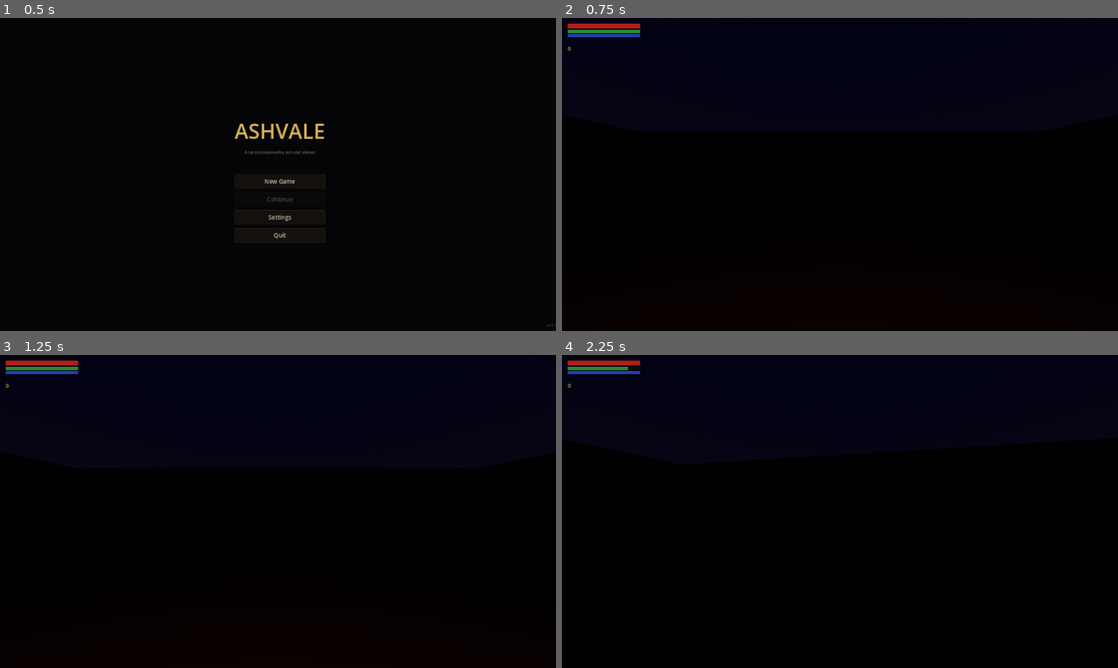
Above: before the commit, frames 1-4 (two rows, left to right).
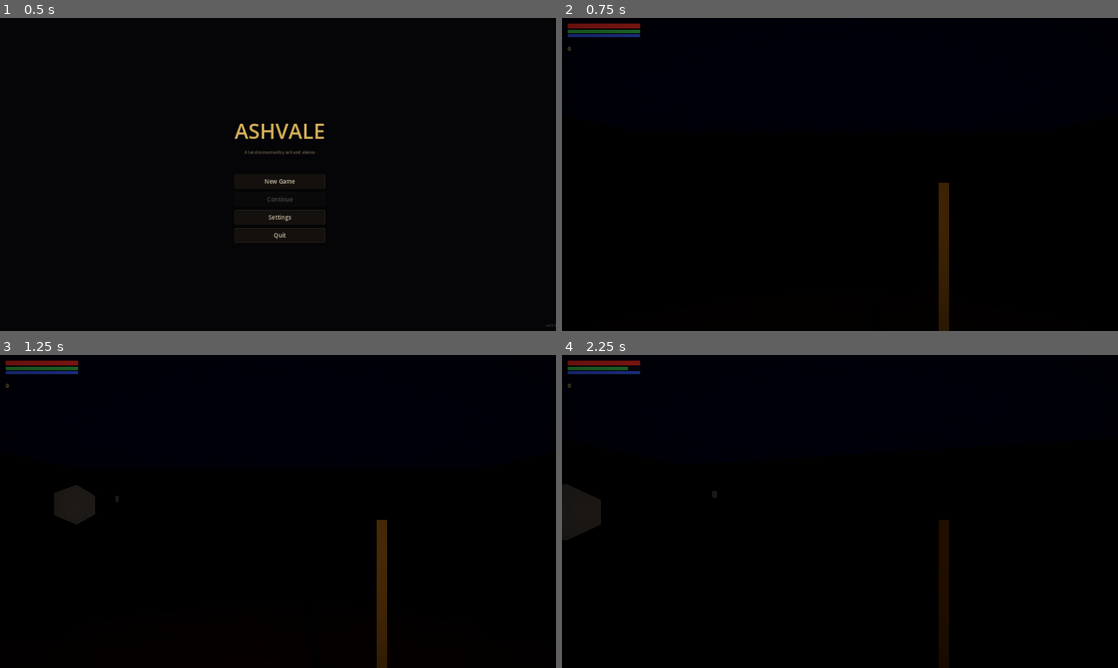
Above: after the commit, the same moments.

Repository: 6nmsb4mvzs-ui/pg
Game: Godot game, scene res://scenes/main_menu.tscn
Two runs of this game, one before a commit and one after it. Both use one fixed random seed, a clock stepped at 60 frames per second and the inputs below.
Inputs (mouse positions are in pixels of both pictures, inside the frame that each line leads up to):
- Up to frame 1 (0.5 s): no input
- Up to frame 2 (0.75 s): click "New Game" at 0.5 s
- Up to frame 3 (1.25 s): no input
- Up to frame 4 (2.25 s): tap Enter at 1.25 s; move the mouse to (867, 511) at 1.27 s; hold W (move_forward) from 1.28 s (still down); click (867, 511) at 1.35 s; move the mouse to (812, 511) at 2.02 s; tap H (call_horse) at 2.1 s; click (812, 511) at 2.17 s

Frame 1 is identical in both runs. In frame 2, 1.4% of the frame differs, in the area x 1-70%, y 1-100%; in frame 3, 2.1%; in frame 4, 2.1%.

Commit message:
visual overhaul: bloom, volumetric fog, particles, weapon, vignette
Environment: glow/bloom, SSAO, volumetric fog, stronger bonfire light.
Bonfire: fire + ember + smoke CPUParticles3D, flickering light.
Atmosphere: floating ash particles across the arena.
Player: sword mesh (blade/guard/grip) on weapon pivot.
Enemy: glowing red emission eyes, body emission.
HUD: screen-edge vignette shader for cinematic framing.

Co-Authored-By: Claude Opus 4.6 <noreply@anthropic.com>
Claude-Session: https://claude.ai/code/session_01Y6zHvGu44enc8CHZvieszk

Diff:
--- a/game/scenes/world/test_arena.tscn
+++ b/game/scenes/world/test_arena.tscn
@@ -19,12 +19,25 @@
 background_mode = 2
 sky = SubResource("sky")
 ambient_light_source = 2
-ambient_light_color = Color(0.08, 0.08, 0.12, 1)
-ambient_light_energy = 0.3
+ambient_light_color = Color(0.06, 0.06, 0.1, 1)
+ambient_light_energy = 0.25
 tonemap_mode = 2
+tonemap_white = 6.0
+ssao_enabled = true
+ssao_radius = 1.5
+ssao_intensity = 2.5
+glow_enabled = true
+glow_intensity = 0.8
+glow_bloom = 0.15
+glow_blend_mode = 1
+glow_hdr_threshold = 0.8
 fog_enabled = true
-fog_light_color = Color(0.05, 0.04, 0.06, 1)
-fog_density = 0.005
+fog_light_color = Color(0.04, 0.035, 0.05, 1)
+fog_density = 0.008
+volumetric_fog_enabled = true
+volumetric_fog_density = 0.03
+volumetric_fog_albedo = Color(0.04, 0.035, 0.05, 1)
+volumetric_fog_emission = Color(0.01, 0.008, 0.015, 1)
 
 [sub_resource type="StandardMaterial3D" id="stone_floor"]
 albedo_color = Color(0.15, 0.13, 0.12, 1)
@@ -41,6 +54,9 @@
 [sub_resource type="StandardMaterial3D" id="bonfire_mat"]
 albedo_color = Color(0.12, 0.1, 0.08, 1)
 roughness = 0.9
+emission_enabled = true
+emission = Color(0.4, 0.2, 0.05, 1)
+emission_energy_multiplier = 1.5
 
 [sub_resource type="CapsuleShape3D" id="enemy_shape"]
 radius = 0.4
@@ -52,6 +68,9 @@
 [sub_resource type="StandardMaterial3D" id="enemy_mat"]
 albedo_color = Color(0.25, 0.06, 0.06, 1)
 roughness = 0.8
+emission_enabled = true
+emission = Color(0.15, 0.02, 0.02, 1)
+emission_energy_multiplier = 0.5
 
 [node name="TestArena" type="Node3D"]
 script = ExtResource("1")
@@ -221,8 +240,8 @@
 [node name="BonfireLight" type="OmniLight3D" parent="Bonfire"]
 transform = Transform3D(1, 0, 0, 0, 1, 0, 0, 0, 1, 0, 1.2, 0)
 light_color = Color(1, 0.7, 0.3, 1)
-light_energy = 3.0
-omni_range = 12.0
+light_energy = 5.0
+omni_range = 15.0
 omni_attenuation = 1.5
 shadow_enabled = true
 
--- a/game/scripts/enemies/enemy_base.gd
+++ b/game/scripts/enemies/enemy_base.gd
@@ -43,6 +43,7 @@
 	_patrol_target = _spawn_position
 	if is_unique and GameManager.is_unique_defeated(enemy_id):
 		queue_free()
+	_create_eyes()
 
 
 func _physics_process(delta: float) -> void:
@@ -235,3 +236,27 @@
 
 func get_interaction_label() -> String:
 	return ""
+
+
+func _create_eyes() -> void:
+	var eye_mat := StandardMaterial3D.new()
+	eye_mat.albedo_color = Color(1, 0.12, 0.03)
+	eye_mat.emission_enabled = true
+	eye_mat.emission = Color(1, 0.12, 0.03)
+	eye_mat.emission_energy_multiplier = 6.0
+
+	var left_eye := MeshInstance3D.new()
+	var le_mesh := BoxMesh.new()
+	le_mesh.size = Vector3(0.06, 0.04, 0.06)
+	le_mesh.material = eye_mat
+	left_eye.mesh = le_mesh
+	left_eye.position = Vector3(-0.08, 2.02, -0.18)
+	add_child(left_eye)
+
+	var right_eye := MeshInstance3D.new()
+	var re_mesh := BoxMesh.new()
+	re_mesh.size = Vector3(0.06, 0.04, 0.06)
+	re_mesh.material = eye_mat
+	right_eye.mesh = re_mesh
+	right_eye.position = Vector3(0.08, 2.02, -0.18)
+	add_child(right_eye)
--- a/game/scripts/player/player_controller.gd
+++ b/game/scripts/player/player_controller.gd
@@ -54,6 +54,7 @@
 	if not GameManager.pending_player_data.is_empty():
 		_apply_save_data(GameManager.pending_player_data)
 		GameManager.pending_player_data.clear()
+	_create_weapon_mesh()
 
 
 func _unhandled_input(event: InputEvent) -> void:
@@ -310,6 +311,42 @@
 	}
 
 
+func _create_weapon_mesh() -> void:
+	var blade := MeshInstance3D.new()
+	var blade_mesh := BoxMesh.new()
+	blade_mesh.size = Vector3(0.03, 0.55, 0.015)
+	var blade_mat := StandardMaterial3D.new()
+	blade_mat.albedo_color = Color(0.65, 0.65, 0.7)
+	blade_mat.metallic = 0.85
+	blade_mat.roughness = 0.2
+	blade_mesh.material = blade_mat
+	blade.mesh = blade_mesh
+	weapon_pivot.add_child(blade)
+
+	var guard := MeshInstance3D.new()
+	var guard_mesh := BoxMesh.new()
+	guard_mesh.size = Vector3(0.12, 0.02, 0.04)
+	var guard_mat := StandardMaterial3D.new()
+	guard_mat.albedo_color = Color(0.35, 0.3, 0.2)
+	guard_mat.metallic = 0.6
+	guard_mat.roughness = 0.5
+	guard_mesh.material = guard_mat
+	guard.mesh = guard_mesh
+	guard.position = Vector3(0, -0.29, 0)
+	weapon_pivot.add_child(guard)
+
+	var grip := MeshInstance3D.new()
+	var grip_mesh := BoxMesh.new()
+	grip_mesh.size = Vector3(0.025, 0.15, 0.025)
+	var grip_mat := StandardMaterial3D.new()
+	grip_mat.albedo_color = Color(0.2, 0.12, 0.08)
+	grip_mat.roughness = 0.9
+	grip_mesh.material = grip_mat
+	grip.mesh = grip_mesh
+	grip.position = Vector3(0, -0.4, 0)
+	weapon_pivot.add_child(grip)
+
+
 func _apply_save_data(data: Dictionary) -> void:
 	var pos: Array = data.get("position", [0, 1, 0])
 	if pos.size() >= 3:
--- a/game/scripts/ui/hud.gd
+++ b/game/scripts/ui/hud.gd
@@ -22,6 +22,7 @@
 	_build_interaction(root)
 	_build_death_overlay(root)
 	_build_damage_container(root)
+	_build_vignette(root)
 	GameManager.souls_changed.connect(_on_souls_changed)
 	GameManager.state_changed.connect(_on_state_changed)
 	GameManager.player_died.connect(_on_player_died)
@@ -128,6 +129,18 @@
 	_damage_container.set_anchors_preset(Control.PRESET_FULL_RECT)
 	_damage_container.mouse_filter = Control.MOUSE_FILTER_IGNORE
 	parent.add_child(_damage_container)
+
+
+func _build_vignette(parent: Control) -> void:
+	var vignette := ColorRect.new()
+	vignette.set_anchors_preset(Control.PRESET_FULL_RECT)
+	vignette.mouse_filter = Control.MOUSE_FILTER_IGNORE
+	var shader := Shader.new()
+	shader.code = "shader_type canvas_item;\nvoid fragment() {\n\tvec2 uv = UV - 0.5;\n\tfloat d = length(uv) * 1.4;\n\tfloat v = smoothstep(0.35, 1.2, d);\n\tCOLOR = vec4(0.0, 0.0, 0.0, v * 0.55);\n}\n"
+	var mat := ShaderMaterial.new()
+	mat.shader = shader
+	vignette.material = mat
+	parent.add_child(vignette)
 
 
 func _on_health_changed(current: float, maximum: float) -> void:
--- a/game/scripts/world/game_level.gd
+++ b/game/scripts/world/game_level.gd
@@ -18,6 +18,7 @@
 		call_deferred("_apply_pending_player_data")
 	if GameManager.state == GameManager.State.LOADING:
 		GameManager.change_state(GameManager.State.PLAYING)
+	_create_atmosphere()
 
 
 func _apply_pending_player_data() -> void:
@@ -65,3 +66,33 @@
 	drop.add_child(light)
 	add_child(drop)
 	drop.setup(amount, pos)
+
+
+func _create_atmosphere() -> void:
+	var ash := CPUParticles3D.new()
+	ash.amount = 80
+	ash.lifetime = 10.0
+	ash.local_coords = false
+	ash.emission_shape = CPUParticles3D.EMISSION_SHAPE_BOX
+	ash.emission_box_extents = Vector3(22, 6, 22)
+	ash.direction = Vector3(-0.3, -0.15, 0.1)
+	ash.spread = 70.0
+	ash.initial_velocity_min = 0.08
+	ash.initial_velocity_max = 0.35
+	ash.gravity = Vector3(0, -0.03, 0)
+	ash.scale_amount_min = 0.008
+	ash.scale_amount_max = 0.02
+	var mesh := SphereMesh.new()
+	mesh.radius = 0.5
+	mesh.height = 1.0
+	mesh.radial_segments = 4
+	mesh.rings = 2
+	var mat := StandardMaterial3D.new()
+	mat.transparency = BaseMaterial3D.TRANSPARENCY_ALPHA
+	mat.shading_mode = BaseMaterial3D.SHADING_MODE_UNSHADED
+	mat.albedo_color = Color(0.55, 0.5, 0.45, 0.25)
+	mat.billboard_mode = BaseMaterial3D.BILLBOARD_PARTICLES
+	mesh.material = mat
+	ash.mesh = mesh
+	ash.position = Vector3(0, 3, 0)
+	add_child(ash)
--- a/game/scripts/world/rest_point.gd
+++ b/game/scripts/world/rest_point.gd
@@ -4,6 +4,8 @@
 @export var rest_position_offset: Vector3 = Vector3(0, 0, 1.5)
 
 var _is_active: bool = false
+var _light: OmniLight3D = null
+var _base_energy: float = 5.0
 
 signal rested
 
@@ -11,6 +13,18 @@
 func _ready() -> void:
 	add_to_group("rest_points")
 	collision_layer = 8
+	_light = get_node_or_null("BonfireLight")
+	if _light:
+		_base_energy = _light.light_energy
+	_create_fire_particles()
+	_create_ember_particles()
+	_create_smoke_particles()
+
+
+func _process(_delta: float) -> void:
+	if _light:
+		var t := float(Time.get_ticks_msec())
+		_light.light_energy = _base_energy + sin(t * 0.008) * 0.5 + sin(t * 0.013) * 0.3 + sin(t * 0.021) * 0.15
 
 
 func interact(by: Node) -> void:
@@ -25,3 +39,99 @@
 
 func get_interaction_label() -> String:
 	return "Rest"
+
+
+func _create_fire_particles() -> void:
+	var fire := CPUParticles3D.new()
+	fire.amount = 35
+	fire.lifetime = 0.7
+	fire.local_coords = false
+	fire.emission_shape = CPUParticles3D.EMISSION_SHAPE_SPHERE
+	fire.emission_sphere_radius = 0.2
+	fire.direction = Vector3(0, 1, 0)
+	fire.spread = 18.0
+	fire.initial_velocity_min = 1.0
+	fire.initial_velocity_max = 2.5
+	fire.gravity = Vector3(0, 0.5, 0)
+	fire.scale_amount_min = 0.03
+	fire.scale_amount_max = 0.09
+	var mesh := SphereMesh.new()
+	mesh.radius = 0.5
+	mesh.height = 1.0
+	mesh.radial_segments = 4
+	mesh.rings = 2
+	var mat := StandardMaterial3D.new()
+	mat.transparency = BaseMaterial3D.TRANSPARENCY_ALPHA
+	mat.shading_mode = BaseMaterial3D.SHADING_MODE_UNSHADED
+	mat.albedo_color = Color(1, 0.45, 0.05, 0.85)
+	mat.emission_enabled = true
+	mat.emission = Color(1, 0.45, 0.05)
+	mat.emission_energy_multiplier = 4.0
+	mat.billboard_mode = BaseMaterial3D.BILLBOARD_PARTICLES
+	mesh.material = mat
+	fire.mesh = mesh
+	fire.position = Vector3(0, 0.3, 0)
+	add_child(fire)
+
+
+func _create_ember_particles() -> void:
+	var embers := CPUParticles3D.new()
+	embers.amount = 25
+	embers.lifetime = 2.5
+	embers.local_coords = false
+	embers.emission_shape = CPUParticles3D.EMISSION_SHAPE_SPHERE
+	embers.emission_sphere_radius = 0.35
+	embers.direction = Vector3(0, 1, 0)
+	embers.spread = 50.0
+	embers.initial_velocity_min = 0.4
+	embers.initial_velocity_max = 1.8
+	embers.gravity = Vector3(0, -0.2, 0)
+	embers.scale_amount_min = 0.008
+	embers.scale_amount_max = 0.025
+	var mesh := SphereMesh.new()
+	mesh.radius = 0.5
+	mesh.height = 1.0
+	mesh.radial_segments = 4
+	mesh.rings = 2
+	var mat := StandardMaterial3D.new()
+	mat.transparency = BaseMaterial3D.TRANSPARENCY_ALPHA
+	mat.shading_mode = BaseMaterial3D.SHADING_MODE_UNSHADED
+	mat.albedo_color = Color(1, 0.6, 0.15, 0.7)
+	mat.emission_enabled = true
+	mat.emission = Color(1, 0.55, 0.1)
+	mat.emission_energy_multiplier = 2.5
+	mat.billboard_mode = BaseMaterial3D.BILLBOARD_PARTICLES
+	mesh.material = mat
+	embers.mesh = mesh
+	embers.position = Vector3(0, 0.4, 0)
+	add_child(embers)
+
+
+func _create_smoke_particles() -> void:
+	var smoke := CPUParticles3D.new()
+	smoke.amount = 12
+	smoke.lifetime = 3.0
+	smoke.local_coords = false
+	smoke.emission_shape = CPUParticles3D.EMISSION_SHAPE_SPHERE
+	smoke.emission_sphere_radius = 0.15
+	smoke.direction = Vector3(0, 1, 0)
+	smoke.spread = 12.0
+	smoke.initial_velocity_min = 0.3
+	smoke.initial_velocity_max = 0.8
+	smoke.gravity = Vector3(0, 0.3, 0)
+	smoke.scale_amount_min = 0.08
+	smoke.scale_amount_max = 0.2
+	var mesh := SphereMesh.new()
+	mesh.radius = 0.5
+	mesh.height = 1.0
+	mesh.radial_segments = 4
+	mesh.rings = 2
+	var mat := StandardMaterial3D.new()
+	mat.transparency = BaseMaterial3D.TRANSPARENCY_ALPHA
+	mat.shading_mode = BaseMaterial3D.SHADING_MODE_UNSHADED
+	mat.albedo_color = Color(0.2, 0.18, 0.16, 0.15)
+	mat.billboard_mode = BaseMaterial3D.BILLBOARD_PARTICLES
+	mesh.material = mat
+	smoke.mesh = mesh
+	smoke.position = Vector3(0, 0.6, 0)
+	add_child(smoke)
